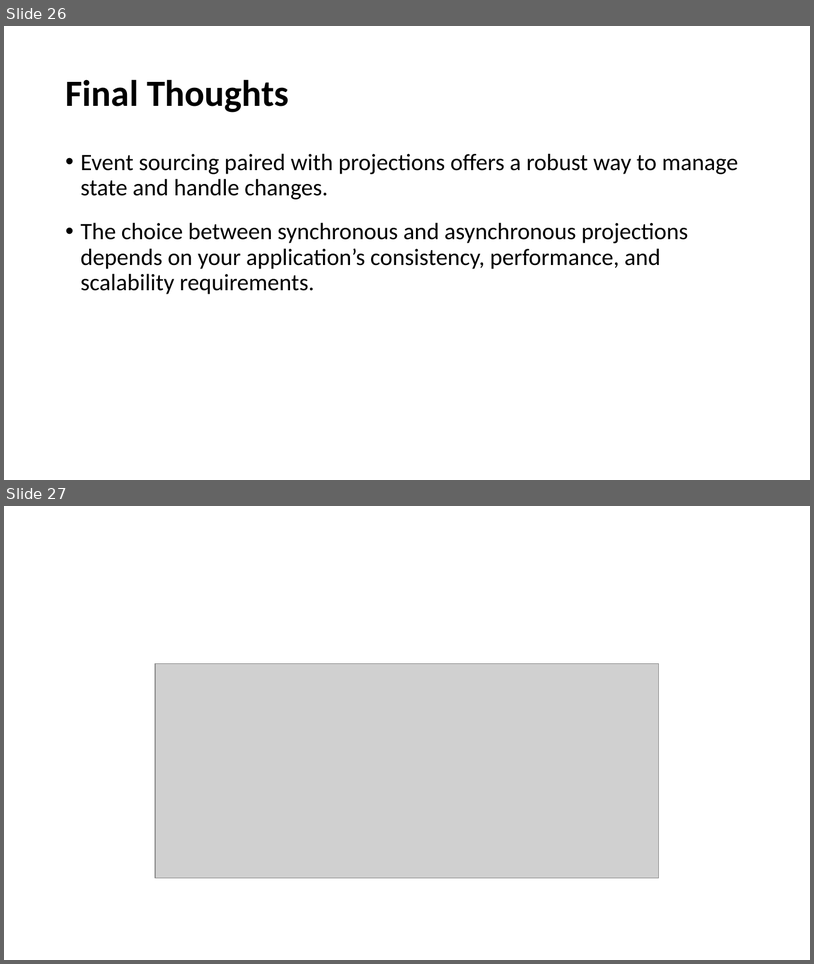
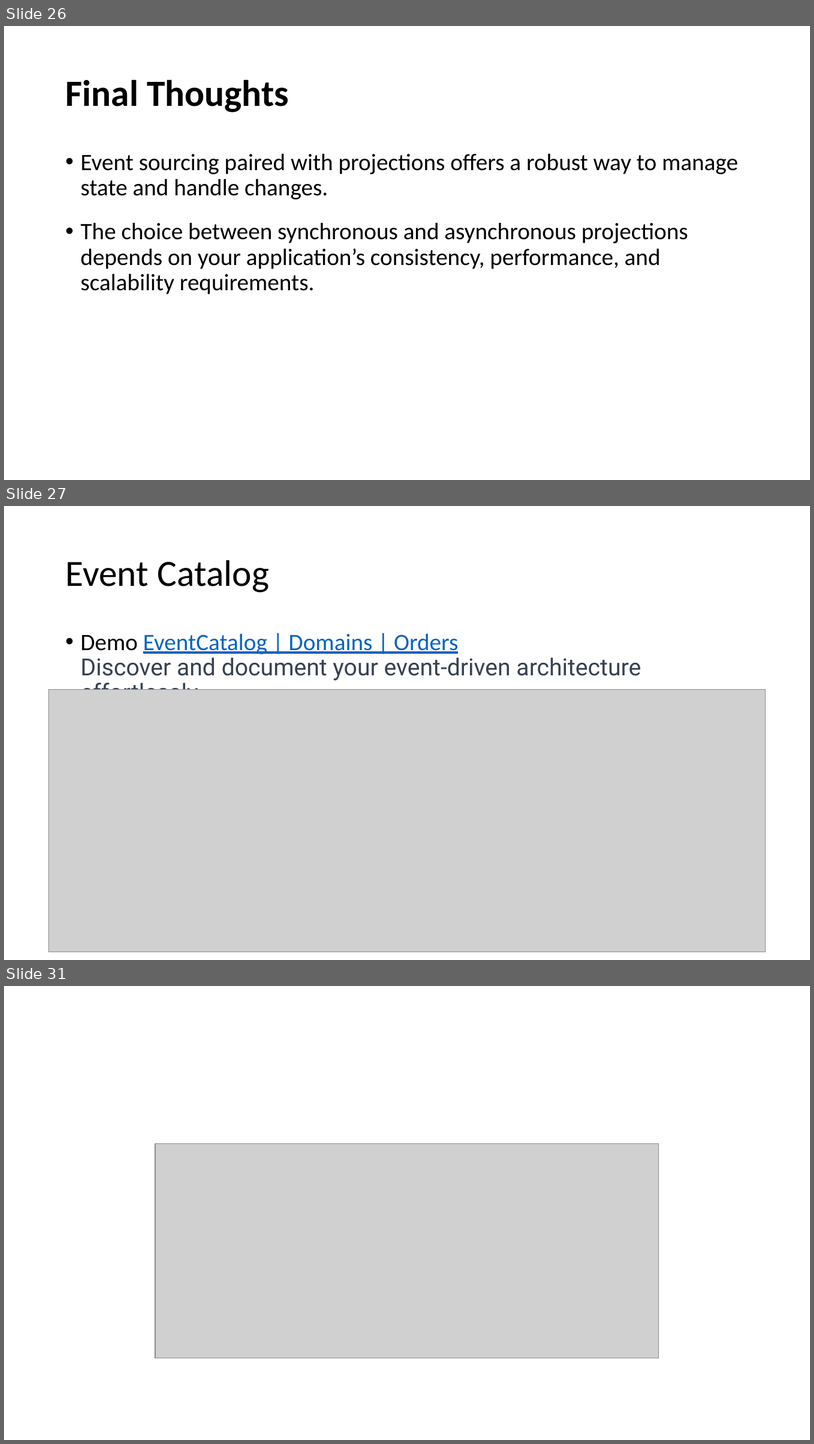
Before and after one commit to Opzet/EventDrivenArchitecture, a slide deck: Event Sourcing (EDA).pptx. Shown one above the other, each under a label of ours: slides 26 and 27 before the commit, slides 26, 27 and 31 after it; the slides between them are not shown. The pictures are 814x964 and 814x1444 pixels, drawn with LibreOffice and Linux fonts; fonts in the diff are those of the drawing; grey boxes stand for pictures. Boxes give left, top, right and bottom in pixels: in the first picture for what was removed or moved away, otherwise in the second. Text is boxed around its words. In the diff, an @@ line names an element or a change of style, - is before the commit and + after.

```diff
--- a/Event Sourcing (EDA).pptx
+++ b/Event Sourcing (EDA).pptx
@@ slide 27 added at <box>4,506,810,960</box>, background #FFFFFF @@
@@ title added at <box>65,560,269,592</box>, 44 pt, text #000000 @@
+Event Catalog
@@ text added at <box>81,633,641,690</box>, 28 pt, text #374151 @@
+• Demo EventCatalog | Domains | Orders
+  Discover and document your event-driven architecture effortlessly.
@@ picture added at <box>49,690,765,952</box> @@
@@ what was slide 27 is now slide 31 @@
```
Also in this commit, not shown: 3 other slides added.
